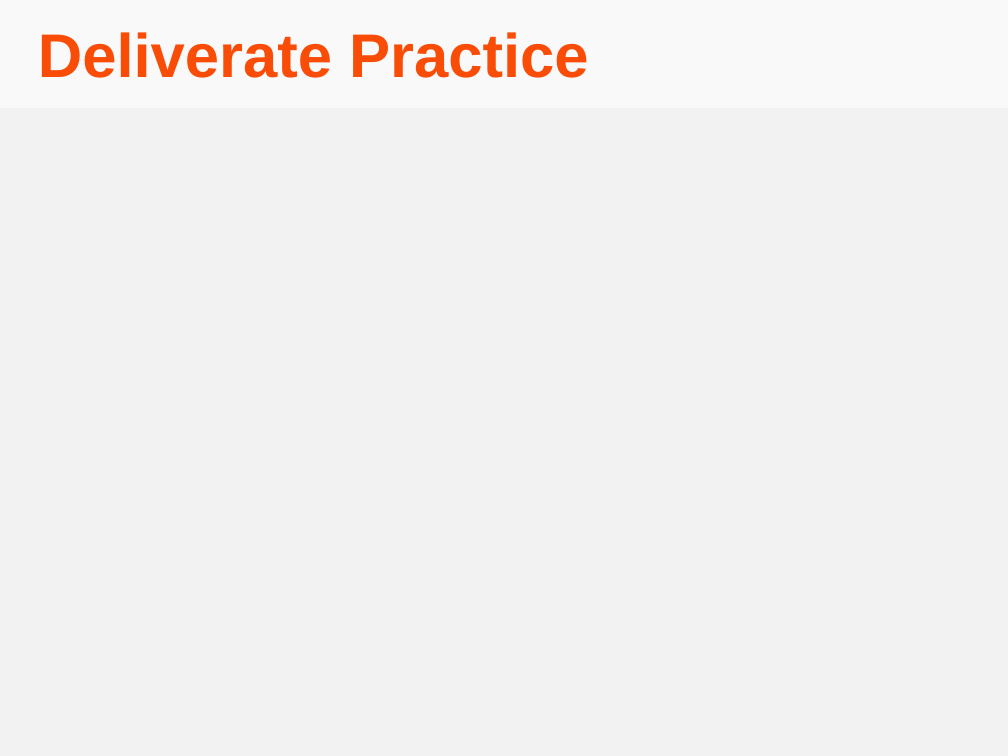
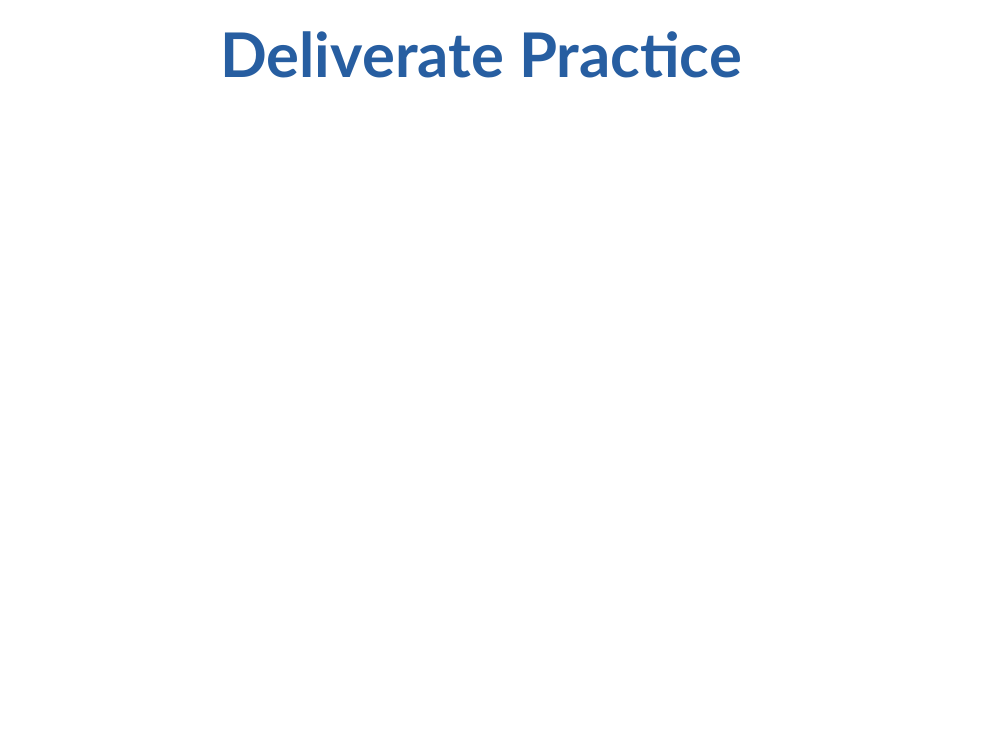
Before and after one commit to angelnunezsalazar/Coding-Dojo, a slide deck: slide 3 of Randori/Coding Dojo.pptx. Drawn at 1008x756 pixels with LibreOffice and Linux fonts; fonts in the diff are those of the drawing; background and template pictures are left out. Boxes give left, top, right and bottom in pixels: in the first picture for what was removed or moved away, otherwise in the second. Text is boxed around its words. In the diff, an @@ line names an element or a change of style, - is before the commit and + after.

```diff
--- a/Randori/Coding Dojo.pptx
+++ b/Randori/Coding Dojo.pptx
@@ rectangle at [0, 0, 1008, 108]: fill #FFFFFF at 60% opacity to #FFFFFF at 80% opacity @@
@@ title "Deliverate Practice" at [220, 31, 742, 78]: font Arial to Lato, text colour #F94C07 to #275EA1; alignment left to centre @@
```
Also in this commit, not shown: 9 other slides changed, 1 slide added, 2 slides removed, 1 other file.
